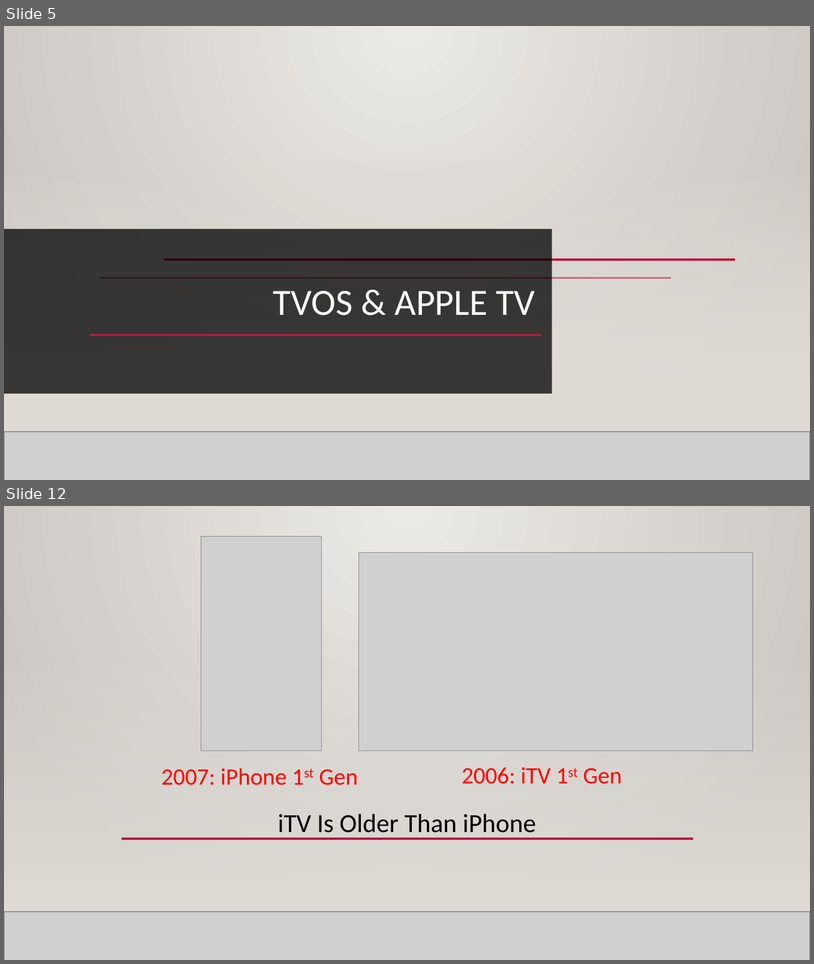
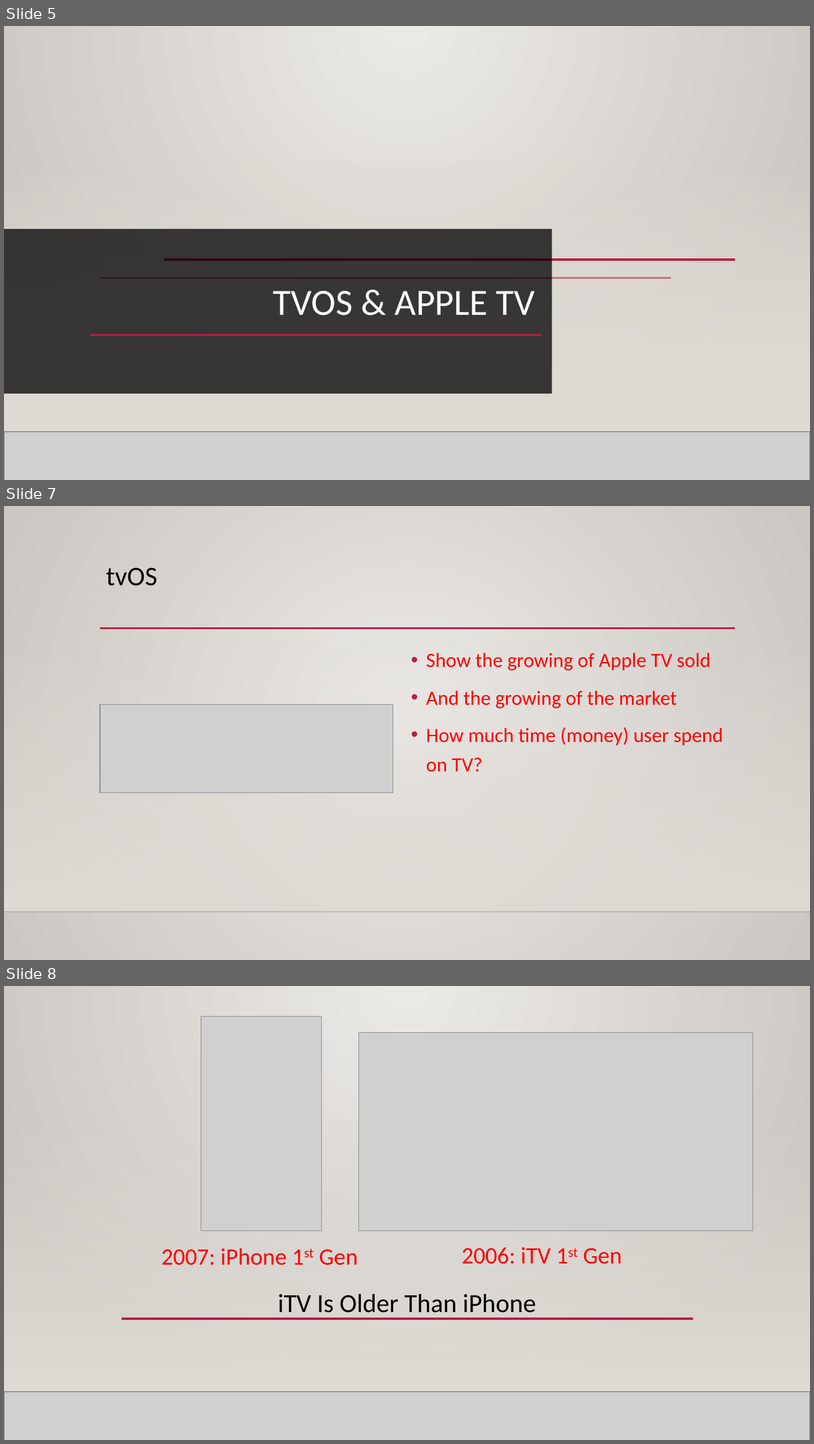
Before and after one commit to ThanhTurin/iOS-meetup-sg, a slide deck: Presentation.pptx. Shown one above the other, each under a label of ours: slides 5 and 12 before the commit, slides 5, 7 and 8 after it; the slides between them are not shown. The pictures are 814x964 and 814x1444 pixels, drawn with LibreOffice and Linux fonts; fonts in the diff are those of the drawing; grey boxes stand for pictures; background and template pictures are left out. Boxes give left, top, right and bottom in pixels: in the first picture for what was removed or moved away, otherwise in the second. Text is boxed around its words. In the diff, an @@ line names an element or a change of style, - is before the commit and + after.

```diff
--- a/Presentation.pptx
+++ b/Presentation.pptx
@@ slide 7 added at (4,506,810,960), background gradient #ECEAE7 to #CAC7C1; not listed: 3 template elements that a slide beside it also shows @@
@@ title added at (106,568,158,586), 32 pt, text #000000 @@
+tvOS
@@ text added at (426,652,723,772), 24 pt, text #FF0000 @@
+• Show the growing of Apple TV sold
+• And the growing of the market
+• How much time (money) user spend on TV?
@@ picture added at (100,705,393,793) @@
@@ what was slide 12 is now slide 8 @@
```
Also in this commit, not shown: 3 slides changed, 2 other slides added, 3 slides removed.
